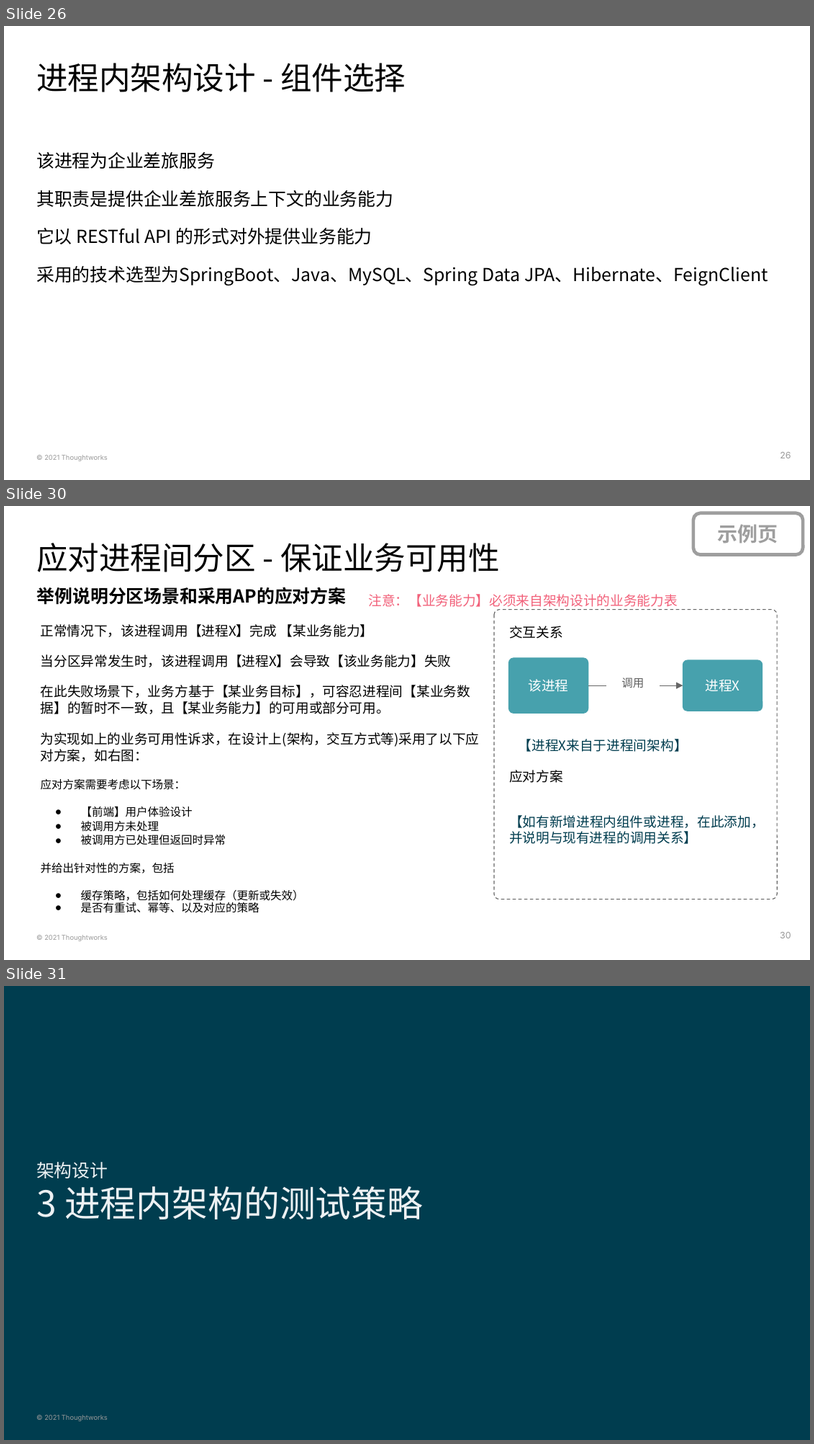
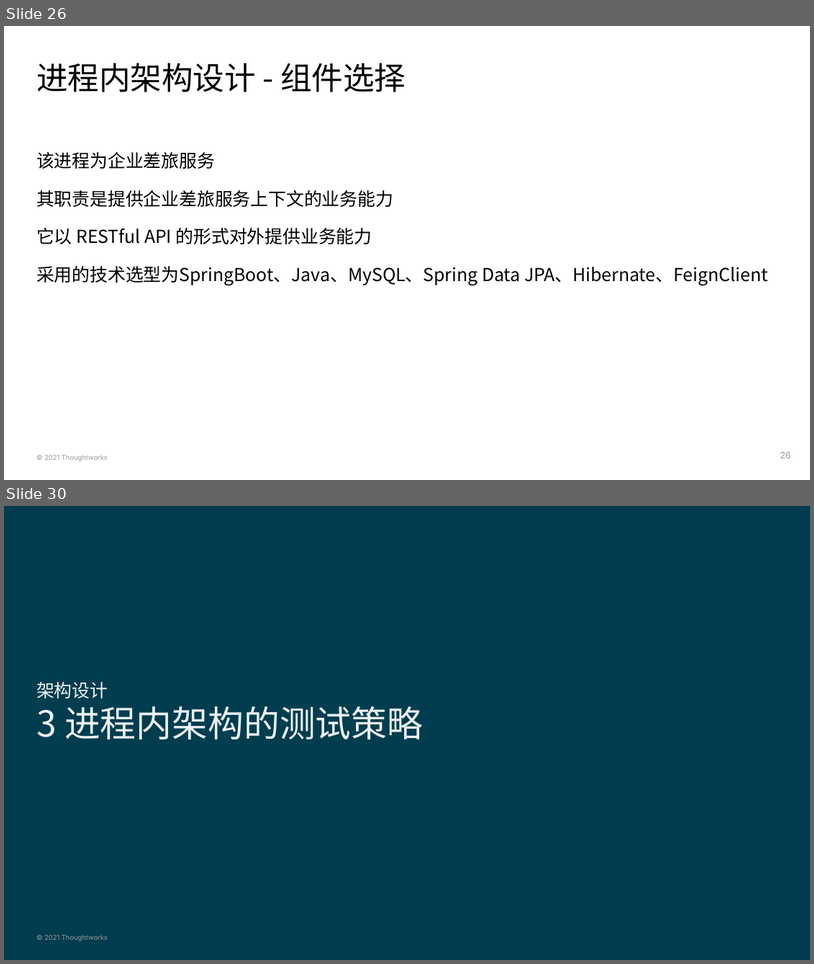
Before and after one commit to deesyx/heima, a slide deck: doc/PS4 黑马考核-项目On-boarding模板-胡炫光.pptx. Shown one above the other, each under a label of ours: slides 26, 30 and 31 before the commit, slides 26 and 30 after it; the slides between them are not shown. The pictures are 814x1444 and 814x964 pixels, drawn with LibreOffice and Linux fonts; fonts in the diff are those of the drawing; background and template pictures are left out. Boxes give left, top, right and bottom in pixels: in the first picture for what was removed or moved away, otherwise in the second. Text is boxed around its words. In the diff, an @@ line names an element or a change of style, - is before the commit and + after.

```diff
--- a/doc/PS4 黑马考核-项目On-boarding模板-胡炫光.pptx
+++ b/doc/PS4 黑马考核-项目On-boarding模板-胡炫光.pptx
@@ slide 30 removed at bbox=[4, 506, 810, 960], background #FFFFFF; not listed: 1 template element that a slide beside it also shows @@
@@ rounded rectangle removed at bbox=[694, 513, 803, 555] @@
-示例页
@@ title removed at bbox=[36, 543, 500, 572] @@
-应对进程间分区 - 保证业务可用性
@@ subtitle removed at bbox=[37, 587, 347, 605] @@
-举例说明分区场景和采用AP的应对方案
@@ text removed at bbox=[369, 594, 678, 610] @@
-注意：【业务能力】必须来自架构设计的业务能力表
@@ rounded rectangle removed at bbox=[494, 609, 777, 898] @@
@@ text removed at bbox=[41, 624, 480, 913] @@
-正常情况下，该进程调用【进程X】完成 【某业务能力】
-当分区异常发生时，该进程调用【进程X】会导致【该业务能力】失败
-在此失败场景下，业务方基于【某业务目标】，可容忍进程间【某业务数据】的暂时不一致，且【某业务能力】的可用或部分可用。
-为实现如上的业务可用性诉求，在设计上(架构，交互方式等)采用了以下应对方案，如右图：
-应对方案需要考虑以下场景：
-● 【前端】用户体验设计
-● 被调用方未处理
-● 被调用方已处理但返回时异常
-并给出针对性的方案，包括
-● 缓存策略，包括如何处理缓存（更新或失效）
-● 是否有重试、幂等、以及对应的策略
@@ text removed at bbox=[509, 626, 563, 638] @@
-交互关系
@@ rounded rectangle removed at bbox=[509, 658, 588, 713] @@
-该进程
@@ rectangle removed at bbox=[609, 676, 657, 690] @@
-调用
@@ rounded rectangle removed at bbox=[683, 660, 762, 710] @@
-进程X
@@ arrow removed from (589, 685) to (683, 685) @@
@@ text removed at bbox=[519, 739, 688, 752] @@
-【进程X来自于进程间架构】
@@ text removed at bbox=[509, 770, 563, 782] @@
-应对方案
@@ text removed at bbox=[509, 815, 765, 844] @@
-【如有新增进程内组件或进程，在此添加，并说明与现有进程的调用关系】
@@ page number removed at bbox=[780, 932, 792, 938] @@
-30
@@ what was slide 31 is now slide 30 @@
```
Also in this commit, not shown: 5 slides changed, 8 slides added, 4 other slides removed, 17 other files.
